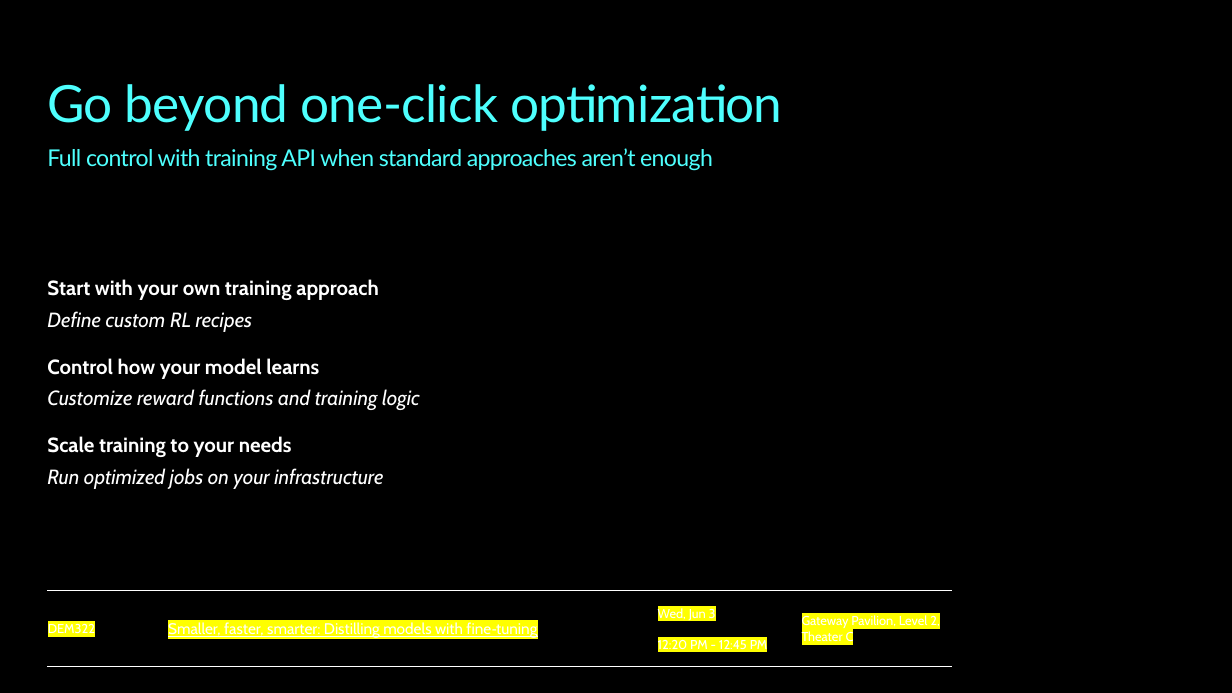
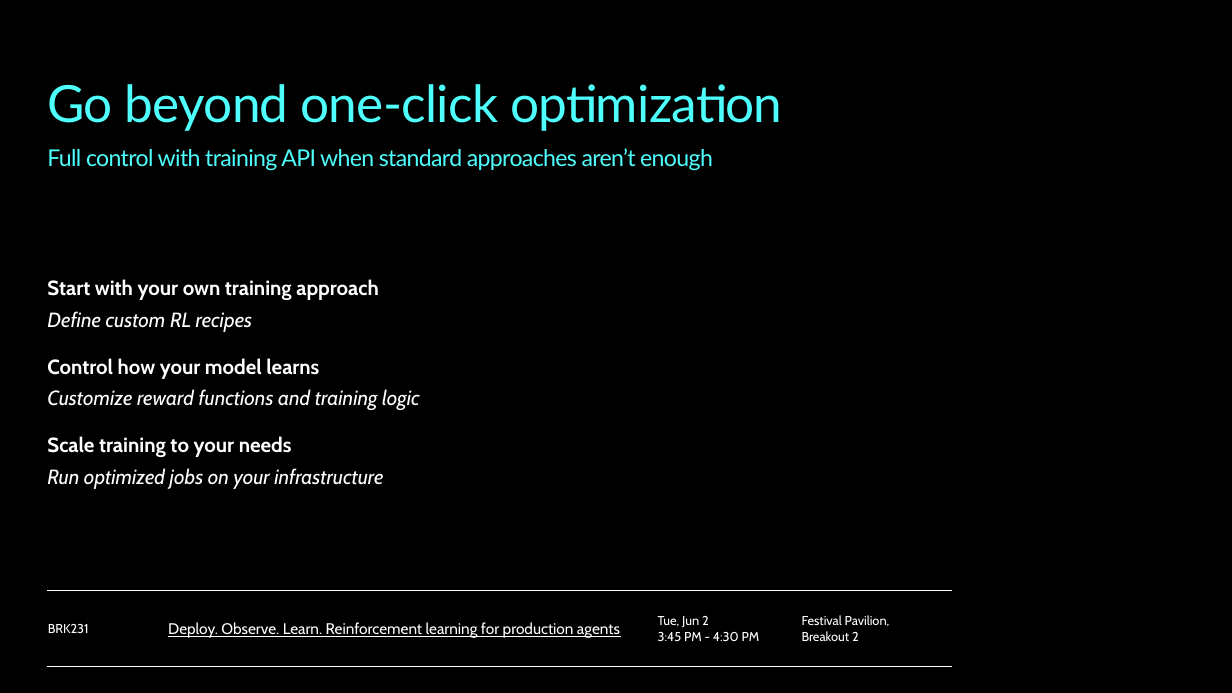
Before and after one commit to microsoft-foundry/build-2026-demos, a slide deck: slide 10 of fine-tuning-and-adaption/FineTuning-Booth_RotatingDeck_Build 2026.pptx. Drawn at 1232x693 pixels with LibreOffice and Linux fonts; fonts in the diff are those of the drawing; background and template pictures are left out. Boxes give left, top, right and bottom in pixels: in the first picture for what was removed or moved away, otherwise in the second. Text is boxed around its words. In the diff, an @@ line names an element or a change of style, - is before the commit and + after.

```diff
--- a/fine-tuning-and-adaption/FineTuning-Booth_RotatingDeck_Build 2026.pptx
+++ b/fine-tuning-and-adaption/FineTuning-Booth_RotatingDeck_Build 2026.pptx
@@ table at <box>47,591,952,666</box> @@
-row 1: DEM322 | Smaller, faster, smarter: Distilling models with fine‑tuning | Wed, Jun 3 / 12:20 PM - 12:45 PM | Gateway Pavilion, Level 2, Theater C
+row 1: BRK231 | Deploy. Observe. Learn. Reinforcement learning for production agents | Tue, Jun 2 / 3:45 PM - 4:30 PM | Festival Pavilion, / Breakout 2
```
Also in this commit, not shown: 2 other slides changed.
